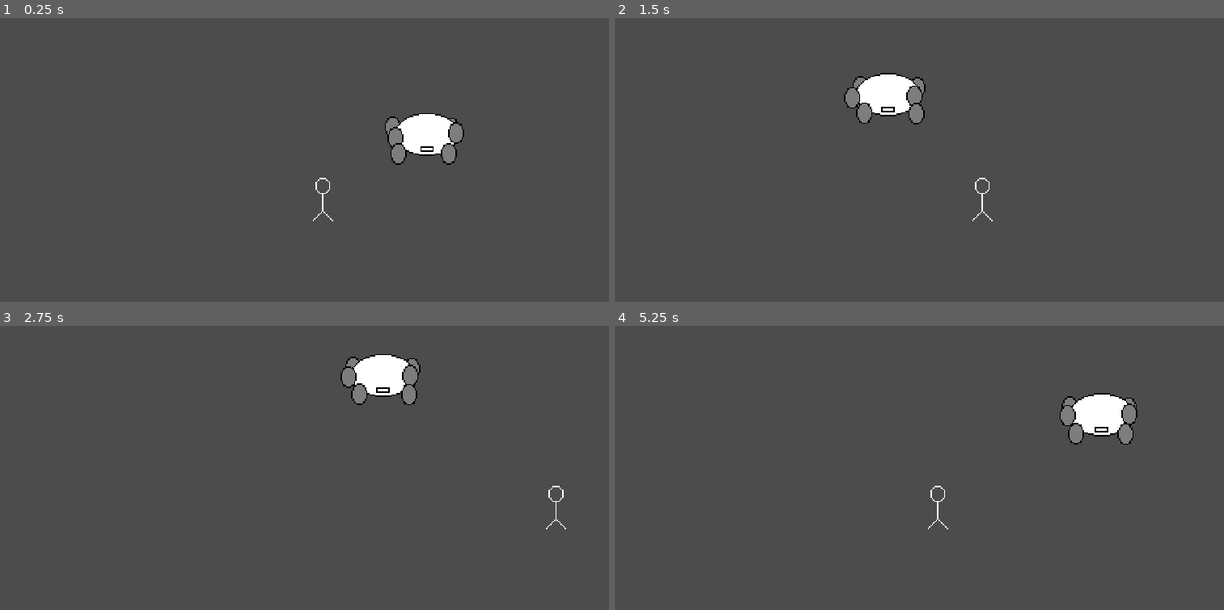
Above: before the commit, frames 1-4 (two rows, left to right).
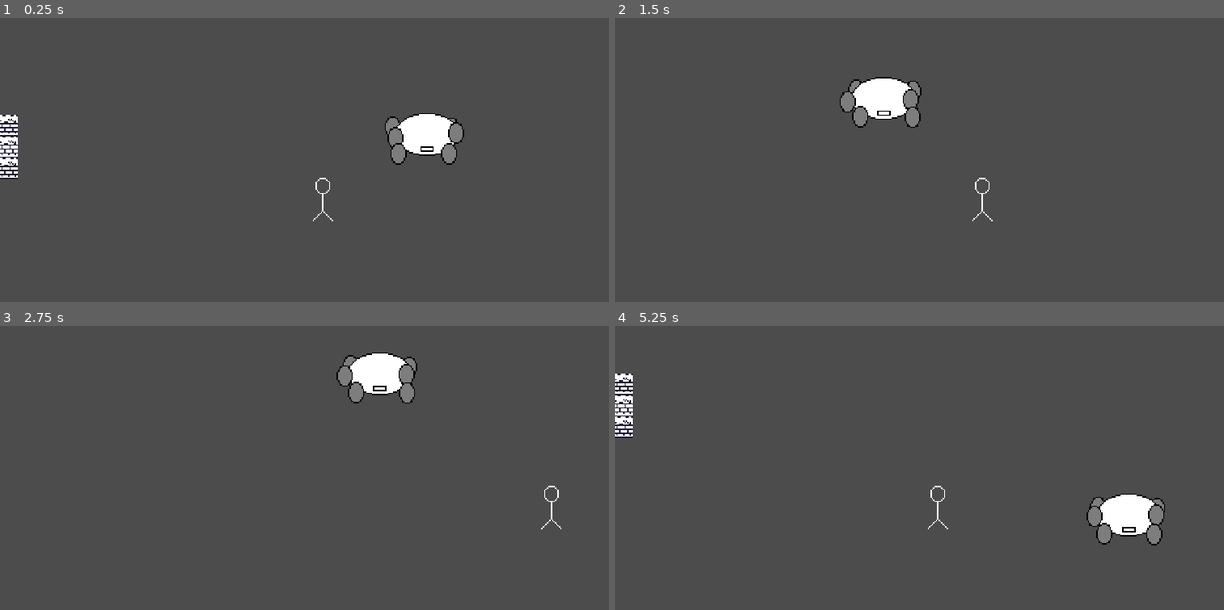
Above: after the commit, the same moments.

Repository: singulay/crabcake
Game: Godot game, scene res://Level/Level.tscn
Same seed, same stepped clock (60 frames per second), same inputs: the game is played once before the commit and once after it.
Inputs:
- Up to frame 1 (0.25 s): no input
- Up to frame 2 (1.5 s): hold Right (ui_right) 0.53-1.28 s; hold J (attack) 0.53-1.28 s; tap K (dodge) at 0.8, 1.35 s; hold Down (ui_down) from 1.28 s (still down)
- Up to frame 3 (2.75 s): tap J (attack) at 1.55 s; release Down (ui_down) at 2.03 s; hold Right (ui_right) from 2.03 s (still down); hold J (attack) from 2.03 s (still down); tap K (dodge) at 2.3 s
- Up to frame 4 (5.25 s): release Right (ui_right) at 2.78 s; release J (attack) at 2.78 s; hold Up (ui_up) 2.78-3.53 s; tap K (dodge) at 2.85, 3.8, 4.35 s; tap J (attack) at 3.05, 4.55 s; hold J (attack) 3.53-4.28 s; hold Left (ui_left) 3.53-5.03 s; hold Down (ui_down) from 5.03 s (still down); hold J (attack) from 5.03 s (still down)

The runs differ from the first frame. In frame 1, 0.7% of the frame differs, in the area x 0-75%, y 34-57%; in frame 2, 0.9%; in frame 3, 0.8%; in frame 4, 4.2%, in the area x 0-91%, y 16-78%.

Commit message:
improved animations
added crab animations, added screen shake, added small particle effects, added player throwing, added walls

Diff:
--- a/Level/Level.tscn
+++ b/Level/Level.tscn
@@ -1,9 +1,11 @@
-[gd_scene load_steps=5 format=2]
+[gd_scene load_steps=7 format=2]
 
 [ext_resource path="res://objects/player.tscn" type="PackedScene" id=1]
 [ext_resource path="res://scripts/Camera2D.gd" type="Script" id=2]
 [ext_resource path="res://objects/crab.tscn" type="PackedScene" id=3]
 [ext_resource path="res://Level/Level.gd" type="Script" id=4]
+[ext_resource path="res://objects/Wall.tscn" type="PackedScene" id=5]
+[ext_resource path="res://music/Final Fantasy VII - Fighting [HQ].ogg" type="AudioStream" id=6]
 
 [node name="Level" type="Node2D"]
 script = ExtResource( 4 )
@@ -13,9 +15,26 @@
 current = true
 limit_left = 0
 script = ExtResource( 2 )
+shake_magnitude = Vector2( 2, 2 )
 
 [node name="player" parent="." instance=ExtResource( 1 )]
 position = Vector2( 243, 127 )
 
 [node name="crab" parent="." instance=ExtResource( 3 )]
 position = Vector2( 343, 77 )
+
+[node name="Wall" parent="." instance=ExtResource( 5 )]
+position = Vector2( 8, 72.0502 )
+
+[node name="Wall2" parent="." instance=ExtResource( 5 )]
+position = Vector2( 8, 88.0502 )
+
+[node name="Wall3" parent="." instance=ExtResource( 5 )]
+position = Vector2( 8, 104 )
+
+[node name="AudioStreamPlayer" type="AudioStreamPlayer" parent="."]
+stream = ExtResource( 6 )
+volume_db = -24.423
+autoplay = true
+[connection signal="screen_shake" from="player" to="Camera2D" method="_on_player_screen_shake"]
+[connection signal="screen_shake" from="crab" to="Camera2D" method="_on_crab_screen_shake"]
--- /dev/null
+++ b/effects/AnimatedSprite.gd
@@ -0,0 +1,9 @@
+extends AnimatedSprite
+
+
+func _ready():
+	pass
+
+
+func _on_cracks_animation_finished():
+	queue_free()
--- a/effects/Explosion.tscn
+++ b/effects/Explosion.tscn
@@ -1,8 +1,22 @@
-[gd_scene load_steps=2 format=2]
+[gd_scene load_steps=7 format=2]
 
 [ext_resource path="res://effects/Explosion.gd" type="Script" id=1]
+[ext_resource path="res://sprites/explosion_Animation 1_2.png" type="Texture" id=2]
+[ext_resource path="res://sprites/explosion_Animation 1_0.png" type="Texture" id=3]
+[ext_resource path="res://sprites/explosion_Animation 1_1.png" type="Texture" id=4]
+[ext_resource path="res://sprites/explosion_Animation 1_3.png" type="Texture" id=5]
+
+[sub_resource type="SpriteFrames" id=1]
+animations = [ {
+"frames": [ ExtResource( 3 ), ExtResource( 4 ), ExtResource( 2 ), ExtResource( 5 ) ],
+"loop": true,
+"name": "default",
+"speed": 10.0
+} ]
 
 [node name="Explosion" type="AnimatedSprite"]
+frames = SubResource( 1 )
+frame = 1
 playing = true
 script = ExtResource( 1 )
 [connection signal="animation_finished" from="." to="." method="_on_Explosion_animation_finished"]
--- /dev/null
+++ b/effects/cracks.tscn
@@ -0,0 +1,22 @@
+[gd_scene load_steps=7 format=2]
+
+[ext_resource path="res://sprites/crack_Animation 1_3.png" type="Texture" id=1]
+[ext_resource path="res://sprites/crack_Animation 1_1.png" type="Texture" id=2]
+[ext_resource path="res://sprites/crack_Animation 1_2.png" type="Texture" id=3]
+[ext_resource path="res://sprites/crack_Animation 1_0.png" type="Texture" id=4]
+[ext_resource path="res://effects/AnimatedSprite.gd" type="Script" id=5]
+
+[sub_resource type="SpriteFrames" id=1]
+animations = [ {
+"frames": [ ExtResource( 4 ), ExtResource( 2 ), ExtResource( 3 ), ExtResource( 1 ) ],
+"loop": true,
+"name": "default",
+"speed": 10.0
+} ]
+
+[node name="cracks" type="AnimatedSprite"]
+frames = SubResource( 1 )
+frame = 2
+playing = true
+script = ExtResource( 5 )
+[connection signal="animation_finished" from="." to="." method="_on_cracks_animation_finished"]
--- /dev/null
+++ b/objects/Wall.tscn
@@ -0,0 +1,17 @@
+[gd_scene load_steps=3 format=2]
+
+[ext_resource path="res://sprites/spr_brickwall.png" type="Texture" id=1]
+
+[sub_resource type="RectangleShape2D" id=1]
+extents = Vector2( 8.19371, 8.0071 )
+
+[node name="Wall" type="StaticBody2D"]
+__meta__ = {
+"_edit_group_": true
+}
+
+[node name="Sprite" type="Sprite" parent="."]
+texture = ExtResource( 1 )
+
+[node name="CollisionShape2D" type="CollisionShape2D" parent="."]
+shape = SubResource( 1 )
--- a/objects/crab.tscn
+++ b/objects/crab.tscn
@@ -1,11 +1,151 @@
-[gd_scene load_steps=7 format=2]
+[gd_scene load_steps=13 format=2]
 
 [ext_resource path="res://sprites/crabbody.png" type="Texture" id=1]
 [ext_resource path="res://sprites/crableg.png" type="Texture" id=2]
 [ext_resource path="res://scripts/crab.gd" type="Script" id=3]
 
+[sub_resource type="Animation" id=1]
+resource_name = "attack1"
+step = 0.02
+tracks/0/type = "value"
+tracks/0/path = NodePath("crableg3:offset")
+tracks/0/interp = 1
+tracks/0/loop_wrap = true
+tracks/0/imported = false
+tracks/0/enabled = true
+tracks/0/keys = {
+"times": PoolRealArray( 0, 0.2, 0.9, 0.96, 1 ),
+"transitions": PoolRealArray( 1, 1, 3.86375, 6.72716, 1 ),
+"update": 0,
+"values": [ Vector2( 0, 0 ), Vector2( -1, -6 ), Vector2( -1, -6 ), Vector2( 0, 3 ), Vector2( 0, 0 ) ]
+}
+tracks/1/type = "value"
+tracks/1/path = NodePath("body:offset")
+tracks/1/interp = 1
+tracks/1/loop_wrap = true
+tracks/1/imported = false
+tracks/1/enabled = true
+tracks/1/keys = {
+"times": PoolRealArray( 0.08, 0.44, 0.74, 0.84 ),
+"transitions": PoolRealArray( 1, 1, 1, 1 ),
+"update": 0,
+"values": [ Vector2( 0, 0 ), Vector2( 0, -2 ), Vector2( 0, 0 ), Vector2( 0, -2 ) ]
+}
+tracks/2/type = "method"
+tracks/2/path = NodePath(".")
+tracks/2/interp = 1
+tracks/2/loop_wrap = true
+tracks/2/imported = false
+tracks/2/enabled = true
+tracks/2/keys = {
+"times": PoolRealArray( 0.94 ),
+"transitions": PoolRealArray( 1 ),
+"values": [ {
+"args": [ "attack1" ],
+"method": "spawn_explosion"
+} ]
+}
+
+[sub_resource type="Animation" id=6]
+resource_name = "attack1u"
+step = 0.02
+tracks/0/type = "value"
+tracks/0/path = NodePath("crableg3:offset")
+tracks/0/interp = 1
+tracks/0/loop_wrap = true
+tracks/0/imported = false
+tracks/0/enabled = true
+tracks/0/keys = {
+"times": PoolRealArray( 0, 0.2, 0.9, 0.96, 1 ),
+"transitions": PoolRealArray( 1, 1, 3.86375, 6.72716, 1 ),
+"update": 0,
+"values": [ Vector2( 0, 0 ), Vector2( -1, -6 ), Vector2( -1, -6 ), Vector2( 0, 3 ), Vector2( 0, 0 ) ]
+}
+tracks/1/type = "value"
+tracks/1/path = NodePath("body:offset")
+tracks/1/interp = 1
+tracks/1/loop_wrap = true
+tracks/1/imported = false
+tracks/1/enabled = true
+tracks/1/keys = {
+"times": PoolRealArray( 0.08, 0.44, 0.74, 0.84 ),
+"transitions": PoolRealArray( 1, 1, 1, 1 ),
+"update": 0,
+"values": [ Vector2( 0, 0 ), Vector2( 0, -2 ), Vector2( 0, 0 ), Vector2( 0, -2 ) ]
+}
+
 [sub_resource type="Animation" id=2]
-resource_name = "attack1"
+resource_name = "attack2"
+step = 0.02
+tracks/0/type = "value"
+tracks/0/path = NodePath("body:offset")
+tracks/0/interp = 1
+tracks/0/loop_wrap = true
+tracks/0/imported = false
+tracks/0/enabled = true
+tracks/0/keys = {
+"times": PoolRealArray( 0.08, 0.44, 0.74, 0.84 ),
+"transitions": PoolRealArray( 1, 1, 1, 1 ),
+"update": 0,
+"values": [ Vector2( 0, 0 ), Vector2( 0, -2 ), Vector2( 0, 0 ), Vector2( 0, -2 ) ]
+}
+tracks/1/type = "value"
+tracks/1/path = NodePath("crableg6:offset")
+tracks/1/interp = 1
+tracks/1/loop_wrap = true
+tracks/1/imported = false
+tracks/1/enabled = true
+tracks/1/keys = {
+"times": PoolRealArray( 0, 0.2, 0.9, 0.96, 1 ),
+"transitions": PoolRealArray( 1, 1, 1, 2, 1 ),
+"update": 0,
+"values": [ Vector2( 0, 0 ), Vector2( 1, -6 ), Vector2( 1, -6 ), Vector2( 0, 3 ), Vector2( 0, 0 ) ]
+}
+tracks/2/type = "method"
+tracks/2/path = NodePath(".")
+tracks/2/interp = 1
+tracks/2/loop_wrap = true
+tracks/2/imported = false
+tracks/2/enabled = true
+tracks/2/keys = {
+"times": PoolRealArray( 0.96 ),
+"transitions": PoolRealArray( 1 ),
+"values": [ {
+"args": [ "attack2" ],
+"method": "spawn_explosion"
+} ]
+}
+
+[sub_resource type="Animation" id=7]
+resource_name = "attack2u"
+step = 0.02
+tracks/0/type = "value"
+tracks/0/path = NodePath("body:offset")
+tracks/0/interp = 1
+tracks/0/loop_wrap = true
+tracks/0/imported = false
+tracks/0/enabled = true
+tracks/0/keys = {
+"times": PoolRealArray( 0.08, 0.44, 0.74, 0.84 ),
+"transitions": PoolRealArray( 1, 1, 1, 1 ),
+"update": 0,
+"values": [ Vector2( 0, 0 ), Vector2( 0, -2 ), Vector2( 0, 0 ), Vector2( 0, -2 ) ]
+}
+tracks/1/type = "value"
+tracks/1/path = NodePath("crableg6:offset")
+tracks/1/interp = 1
+tracks/1/loop_wrap = true
+tracks/1/imported = false
+tracks/1/enabled = true
+tracks/1/keys = {
+"times": PoolRealArray( 0, 0.2, 0.9, 0.96, 1 ),
+"transitions": PoolRealArray( 1, 1, 1, 2, 1 ),
+"update": 0,
+"values": [ Vector2( 0, 0 ), Vector2( 1, -6 ), Vector2( 1, -6 ), Vector2( 0, 3 ), Vector2( 0, 0 ) ]
+}
+
+[sub_resource type="Animation" id=3]
+resource_name = "double attack"
 step = 0.02
 tracks/0/type = "value"
 tracks/0/path = NodePath("crableg3:offset")
@@ -15,7 +155,7 @@
 tracks/0/enabled = true
 tracks/0/keys = {
 "times": PoolRealArray( 0, 0.2, 0.9, 0.96, 1 ),
-"transitions": PoolRealArray( 1, 1, 3.86375, 6.72716, 1 ),
+"transitions": PoolRealArray( 1, 1, 3.86375, 2, 1 ),
 "update": 0,
 "values": [ Vector2( 0, 0 ), Vector2( -1, -6 ), Vector2( -1, -6 ), Vector2( 0, 3 ), Vector2( 0, 0 ) ]
 }
@@ -31,9 +171,74 @@
 "update": 0,
 "values": [ Vector2( 0, 0 ), Vector2( 0, -2 ), Vector2( 0, 0 ), Vector2( 0, -2 ) ]
 }
-
-[sub_resource type="Animation" id=3]
-resource_name = "idle"
+tracks/2/type = "value"
+tracks/2/path = NodePath("crableg6:offset")
+tracks/2/interp = 1
+tracks/2/loop_wrap = true
+tracks/2/imported = false
+tracks/2/enabled = true
+tracks/2/keys = {
+"times": PoolRealArray( 0, 0.2, 0.9, 0.96, 1 ),
+"transitions": PoolRealArray( 1, 1, 1, 2, 1 ),
+"update": 0,
+"values": [ Vector2( 0, 0 ), Vector2( 1, -6 ), Vector2( 1, -6 ), Vector2( 0, 3 ), Vector2( 0, 0 ) ]
+}
+tracks/3/type = "method"
+tracks/3/path = NodePath(".")
+tracks/3/interp = 1
+tracks/3/loop_wrap = true
+tracks/3/imported = false
+tracks/3/enabled = true
+tracks/3/keys = {
+"times": PoolRealArray( 0.96 ),
+"transitions": PoolRealArray( 1 ),
+"values": [ {
+"args": [  ],
+"method": "spawn_cracks"
+} ]
+}
+
+[sub_resource type="Animation" id=8]
+resource_name = "double attacku"
+step = 0.02
+tracks/0/type = "value"
+tracks/0/path = NodePath("crableg3:offset")
+tracks/0/interp = 1
+tracks/0/loop_wrap = true
+tracks/0/imported = false
+tracks/0/enabled = true
+tracks/0/keys = {
+"times": PoolRealArray( 0, 0.2, 0.9, 0.96, 1 ),
+"transitions": PoolRealArray( 1, 1, 3.86375, 2, 1 ),
+"update": 0,
+"values": [ Vector2( 0, 0 ), Vector2( -1, -6 ), Vector2( -1, -6 ), Vector2( 0, 3 ), Vector2( 0, 0 ) ]
+}
+tracks/1/type = "value"
+tracks/1/path = NodePath("body:offset")
+tracks/1/interp = 1
+tracks/1/loop_wrap = true
+tracks/1/imported = false
+tracks/1/enabled = true
+tracks/1/keys = {
+"times": PoolRealArray( 0.08, 0.44, 0.74, 0.84 ),
+"transitions": PoolRealArray( 1, 1, 1, 1 ),
+"update": 0,
+"values": [ Vector2( 0, 0 ), Vector2( 0, -2 ), Vector2( 0, 0 ), Vector2( 0, -2 ) ]
+}
+tracks/2/type = "value"
+tracks/2/path = NodePath("crableg6:offset")
+tracks/2/interp = 1
+tracks/2/loop_wrap = true
+tracks/2/imported = false
+tracks/2/enabled = true
+tracks/2/keys = {
+"times": PoolRealArray( 0, 0.2, 0.9, 0.96, 1 ),
+"transitions": PoolRealArray( 1, 1, 1, 2, 1 ),
+"update": 0,
+"values": [ Vector2( 0, 0 ), Vector2( 1, -6 ), Vector2( 1, -6 ), Vector2( 0, 3 ), Vector2( 0, 0 ) ]
+}
+
+[sub_resource type="Animation" id=4]
 loop = true
 tracks/0/type = "value"
 tracks/0/path = NodePath("crableg1:offset")
@@ -120,8 +325,7 @@
 "values": [ Vector2( 0, 0 ), Vector2( 0, -2 ), Vector2( 0, 0 ) ]
 }
 
-[sub_resource type="Animation" id=1]
-resource_name = "walks"
+[sub_resource type="Animation" id=5]
 loop = true
 tracks/0/type = "value"
 tracks/0/path = NodePath("body:offset")
@@ -208,13 +412,17 @@
 "values": [ Vector2( 0, 0 ), Vector2( -3, -3 ), Vector2( -5, 0 ), Vector2( 0, 0 ) ]
 }
 
+[sub_resource type="CapsuleShape2D" id=9]
+radius = 27.4493
+height = 5.56718
+
 [node name="crab" type="KinematicBody2D"]
-position = Vector2( 182.385, 118.616 )
+position = Vector2( 182.662, 121.945 )
 script = ExtResource( 3 )
 
 [node name="body" type="Sprite" parent="."]
 texture = ExtResource( 1 )
-offset = Vector2( 0, -1.6 )
+offset = Vector2( 0, -2 )
 
 [node name="crableg1" type="Sprite" parent="."]
 position = Vector2( -20.42, -6.03009 )
@@ -230,7 +438,7 @@
 position = Vector2( -17.49, 13.6458 )
 z_index = 2
 texture = ExtResource( 2 )
-offset = Vector2( -1, -6 )
+offset = Vector2( 0, 3 )
 
 [node name="crableg4" type="Sprite" parent="."]
 position = Vector2( 21.7329, -5.17088 )
@@ -243,14 +451,28 @@
 texture = ExtResource( 2 )
 
 [node name="crableg6" type="Sprite" parent="."]
-position = Vector2( 21.056, 13.9233 )
+position = Vector2( 21.3334, 13.9233 )
 z_index = 2
 texture = ExtResource( 2 )
+offset = Vector2( 0, 3 )
 
 [node name="AnimationPlayer" type="AnimationPlayer" parent="."]
 autoplay = "attack1"
 playback_default_blend_time = 0.15
-anims/attack1 = SubResource( 2 )
-anims/idle = SubResource( 3 )
-anims/walks = SubResource( 1 )
+anims/attack1 = SubResource( 1 )
+anims/attack1u = SubResource( 6 )
+anims/attack2 = SubResource( 2 )
+anims/attack2u = SubResource( 7 )
+"anims/double attack" = SubResource( 3 )
+"anims/double attacku" = SubResource( 8 )
+anims/idle = SubResource( 4 )
+anims/walks = SubResource( 5 )
+
+[node name="CollisionShape2D" type="CollisionShape2D" parent="."]
+position = Vector2( 0.27739, 0.219116 )
+rotation = 1.5708
+shape = SubResource( 9 )
+__meta__ = {
+"_edit_group_": true
+}
 [connection signal="animation_finished" from="AnimationPlayer" to="." method="_on_AnimationPlayer_animation_finished"]
--- a/objects/player.tscn
+++ b/objects/player.tscn
@@ -19,11 +19,13 @@
 "speed": 5.0
 } ]
 
+[sub_resource type="RectangleShape2D" id=3]
+extents = Vector2( 7.3098, 7.36106 )
+
 [node name="player" type="KinematicBody2D"]
+position = Vector2( 114.603, 62.9359 )
+z_index = 5
 script = ExtResource( 1 )
-__meta__ = {
-"_edit_group_": true
-}
 
 [node name="upper body" type="AnimatedSprite" parent="."]
 frames = SubResource( 1 )
@@ -34,3 +36,10 @@
 playing = true
 
 [node name="Area2D" type="Area2D" parent="."]
+
+[node name="legs2" type="CollisionShape2D" parent="."]
+position = Vector2( -0.500687, 8.76201 )
+shape = SubResource( 3 )
+__meta__ = {
+"_edit_group_": true
+}
--- a/scripts/Camera2D.gd
+++ b/scripts/Camera2D.gd
@@ -1,5 +1,9 @@
 extends Camera2D
 
+var state = ["normal"]
+var shake_timer = 0
+var shake_time = 0.3
+export var shake_magnitude : Vector2
 
 func _ready():
 	var lvl = get_parent()
@@ -11,4 +15,32 @@
 
 func _process(delta):
 	position = get_parent().get_node("player").position
-	#print(position)
+
+	match state[0]:
+		"shake":
+			shake_timer -= delta
+			if shake_timer <= 0:
+				pop()
+				offset = Vector2()
+			offset = Vector2(rand_range(-shake_magnitude.x, shake_magnitude.x), rand_range(-shake_magnitude.y, shake_magnitude.y))
+
+func pop():
+	if state.size() > 1:
+		state.pop_front()
+
+func push(new_state):
+	if state[0] != new_state:
+		state.push_front(new_state)
+		match new_state:
+			"shake":
+				shake_timer = shake_time
+
+
+func _on_player_screen_shake():
+
+	push("shake")
+
+
+
+func _on_crab_screen_shake():
+	push("shake")
--- a/scripts/crab.gd
+++ b/scripts/crab.gd
@@ -4,14 +4,26 @@
 var velocity = Vector2()
 var movement_speed = 100
 var animation_speed = 2.5
+const texture1 = preload("res://sprites/crabbody.png")
+const texture2 = preload("res://sprites/crabbody2.png")
+
+const explosion = preload("res://effects/Explosion.tscn")
+const cracks = preload("res://effects/cracks.tscn")
 
 var state = ["idle"]
 var allowed_states = ["attack", "walk", "idle"]
 
+var flipped = false
+
+var attacks = ["attack1", "attack2", "double attack"]
+var attacks2 = ["attack1u", "attack2u", "double attacku"]
 var attack_timeout = 0.1
 var last_attack = 0
 
+var goal = "player"
+var updown = 1
 
+signal screen_shake
 
 func push(new_state):
 	if new_state in allowed_states:
@@ -31,6 +43,7 @@
 	match current_state:
 		"idle":
 			get_input()
+
 			$AnimationPlayer.current_animation = "idle"
 			$AnimationPlayer.playback_speed = animation_speed
 			if last_attack >= 0:
@@ -38,8 +51,7 @@
 
 			if distance.length() > 20:
 				velocity = distance.normalized() * movement_speed
-				if velocity.length() > 0:
-					push("walk")
+				push("walk")
 			else:
 				velocity = Vector2()
 				if state[0] == "idle":
@@ -67,13 +79,26 @@
 				$AnimationPlayer.playback_speed = animation_speed
 			if velocity.length() == 0:
 				pop()
+
+			if velocity.y > 0 and distance.length() > 50:
+				flip("down")
+			elif velocity.y < 0 and distance.length() > 50:
+				flip("up")
 		"attack":
 			velocity = Vector2()
 
 func enter(new_state):
 	match new_state:
 		"attack":
-			$AnimationPlayer.current_animation = "attack1"
+			if updown > 0:
+				if distance.length() < 30:
+
+					$AnimationPlayer.current_animation = attacks[randi()%(attacks.size()-1)]
+				if distance.length() < 20:
+
+					$AnimationPlayer.current_animation = attacks[randi()%attacks.size()]#"attack1"
+			else:
+				$AnimationPlayer.current_animation = attacks2[randi()%attacks2.size()]
 			last_attack = attack_timeout
 
 func leave(old_state):
@@ -93,7 +118,7 @@
 func get_input():
 	#velocity = Vector2()
 
-	distance = get_parent().get_node("player").position - position - Vector2(0, 40)
+	distance = get_parent().get_node(goal).position - position - updown * Vector2(0, 40)
 	#if Input.is_action_pressed('ui_right'):
 	#	velocity.x += 1
 	#if Input.is_action_pressed('ui_left'):
@@ -105,15 +130,43 @@
 
 
 func _physics_process(delta):
-	print($AnimationPlayer.current_animation)
 	move_and_slide(velocity)
-	print(state[0])
+
 	execute(delta)
 
 
 func _on_AnimationPlayer_animation_finished(anim_name):
+	if anim_name in attacks:
+		pop()
+	elif anim_name in attacks2:
+		pop()
+	pass # Replace with function body.
 
-	match anim_name:
-		"attack1":
-			pop()
-	pass # Replace with function body.
+
+func flip(direction):
+	if direction == "up":
+		if flipped:
+			$body.texture = texture2
+			updown = -1
+			flipped = false
+	elif direction == "down":
+		if not flipped:
+			$body.texture = texture1
+			updown = 1
+			flipped = true
+
+func spawn_explosion(animation : String):
+	var boom = explosion.instance()
+	if animation == "attack1":
+		boom.position = $crableg3.position + Vector2(0, 8)
+
+	if animation == "attack2":
+		boom.position = $crableg6.position + Vector2(0, 8)
+
+	add_child(boom)
+
+func spawn_cracks():
+	var boom = cracks.instance()
+	boom.position = $body.position + Vector2(0, 22)
+	emit_signal("screen_shake")
+	add_child(boom)
--- a/scripts/player.gd
+++ b/scripts/player.gd
@@ -13,14 +13,26 @@
 var dodge_timeout = 0.2
 var last_dodge = 0
 
+var throw_timer = 0
+var throw_time = 0.8
+
 var items = []
 var active_state = ["default"]
 var passive_state = ["default"]
 var allowed_active_states = ["default", "attack", "dodge"]
-var allowed_passive_states = ["default", "damage", "dead"]
-var velocity
+var allowed_passive_states = ["default", "damage", "dead", "throw"]
+var velocity = Vector2()
 enum {north, east, south, west}
 
+var dir
+var throw_acc = 0
+var throw_strength = 250
+export var deacc = 400
+
+var damage_timer = 0
+var damage_time = 0.8
+
+signal screen_shake
 
 func enter(state):
 	match state:
@@ -32,7 +44,15 @@
 			print("dodge!")
 			last_dodge = dodge_timeout
 			dodge_timer = dodge_time
-
+		"throw":
+			print("ahhhhh")
+			throw_timer = throw_time
+			velocity = -dir*throw_strength
+			emit_signal("screen_shake")
+		"damage":
+			print("that's a lotta damage")
+			damage_timer = damage_time
+			#emit_signal("screen_shake")
 func leave(state):
 	match state:
 		"attack":
@@ -82,6 +102,30 @@
 	var state = passive_state[0]
 	match state:
 		"default":
+			get_input()
+			if Input.is_action_pressed("attack"):
+				if last_attack <= 0: # check if timeout is over
+					push_active("attack")
+			if Input.is_action_pressed("dodge"):
+				if last_dodge <= 0:
+					push_active("dodge")
+			for i in get_slide_count():
+				var collision = get_slide_collision(i)
+				if collision.collider.name == "crab":
+					dir = (collision.collider.position - position).normalized()
+					#print(collision.collider.position)
+					push_passive("throw")
+		"throw":
+			throw_timer -= delta
+			velocity -= velocity.normalized()*delta*deacc
+			if throw_timer <= 0:
+				pop_passive()
+				push_passive("damage")
+		"damage":
+			damage_timer -= delta
+			if damage_timer <= 0:
+				pop_passive()
+			get_input()
 			if Input.is_action_pressed("attack"):
 				if last_attack <= 0: # check if timeout is over
 					push_active("attack")
@@ -124,7 +168,7 @@
 
 
 func _physics_process(delta):
-	get_input()
+
 	move_and_slide(velocity)
 	execute_active(delta)
 	execute_passive(delta)
Not shown, changed: export_presets.cfg
Not shown, added: music/Final Fantasy VII - Fighting [HQ].ogg.import
Not shown: 1 places in objects/player.tscn that only renumber resources
Binary file added: sprites/crabbody2.png
Not shown, added: sprites/crabbody2.png.import
Binary file added: sprites/crack_Animation 1_0.png
Not shown, added: sprites/crack_Animation 1_0.png.import
Binary file added: sprites/crack_Animation 1_1.png
Not shown, added: sprites/crack_Animation 1_1.png.import
Binary file added: sprites/crack_Animation 1_2.png
Not shown, added: sprites/crack_Animation 1_2.png.import
Binary file added: sprites/crack_Animation 1_3.png
(and 12 more such lines)
